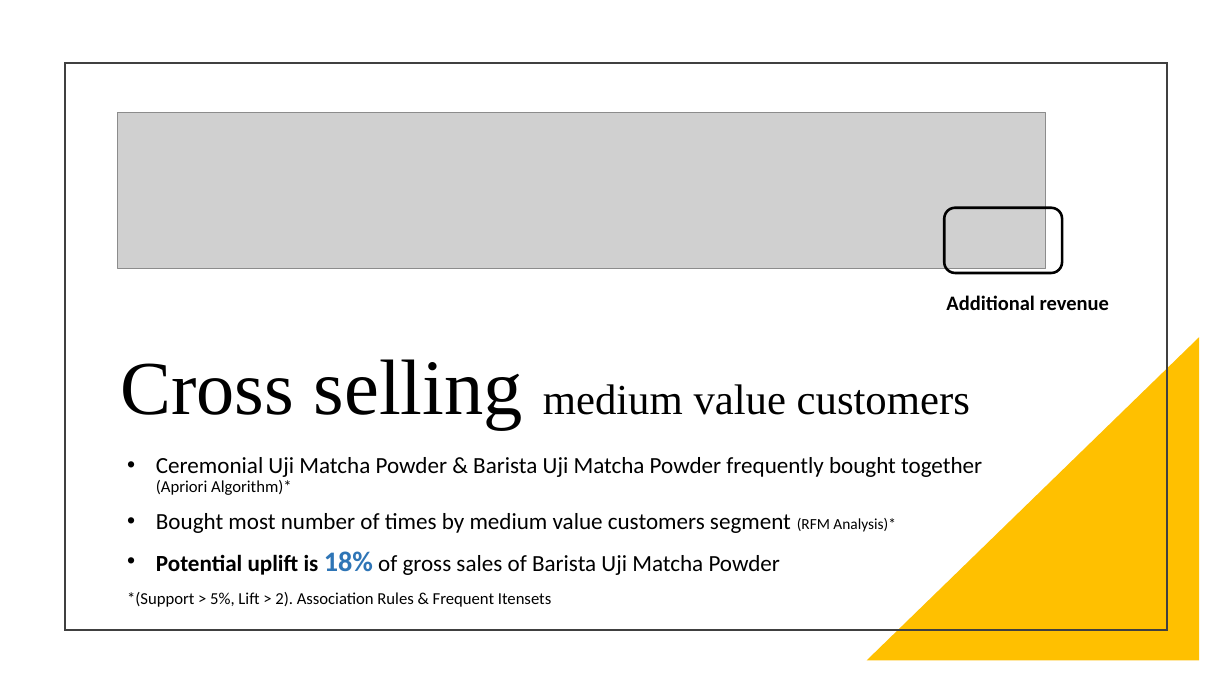
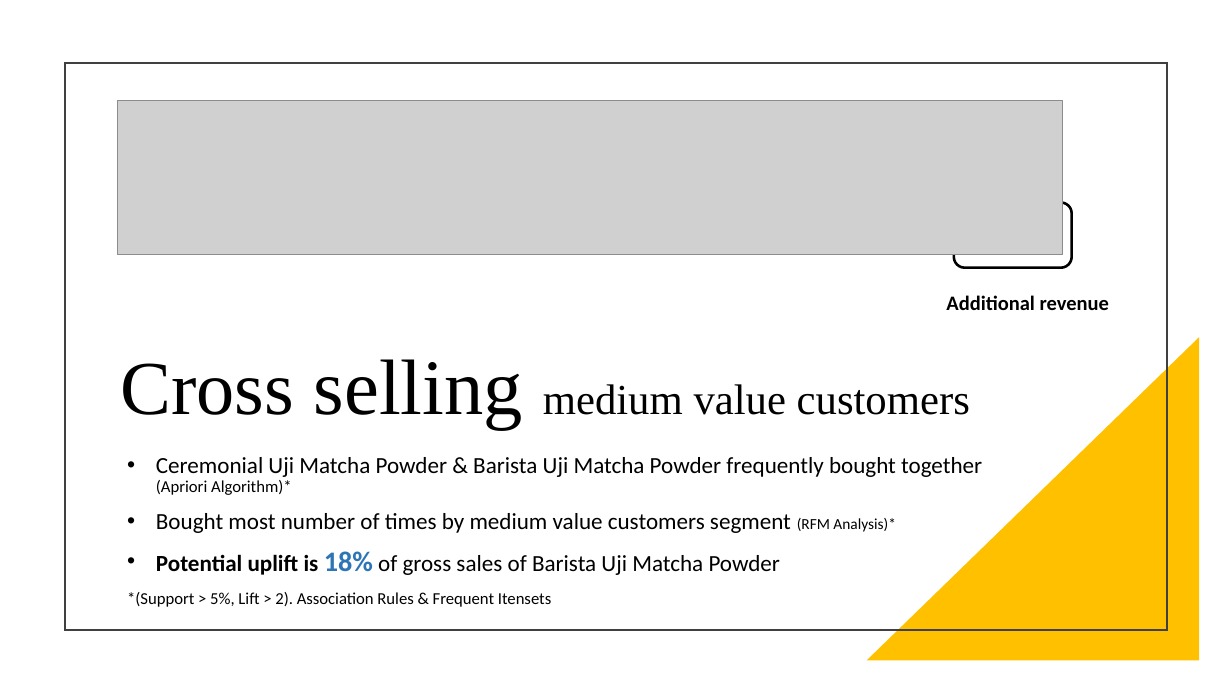
Before and after one commit to JohnTan38/Best-README, a slide deck: slide 3 of assets/AprioriAlgorithm.pptx (slide 2 before the commit). Drawn at 1232x693 pixels with LibreOffice and Linux fonts; fonts in the diff are those of the drawing; grey boxes stand for pictures. Boxes give left, top, right and bottom in pixels: in the first picture for what was removed or moved away, otherwise in the second. Text is boxed around its words. In the diff, an @@ line names an element or a change of style, - is before the commit and + after.

```diff
--- a/assets/AprioriAlgorithm.pptx
+++ b/assets/AprioriAlgorithm.pptx
@@ picture: place and size @@
-picture at bbox=[118, 112, 1046, 268]
+picture at bbox=[118, 101, 1063, 254]
@@ rounded rectangle: place and size @@
-rounded rectangle at bbox=[945, 208, 1063, 274]
+rounded rectangle at bbox=[954, 202, 1072, 268]
```
Also in this commit, not shown: 1 other slide changed, 1 slide added.
